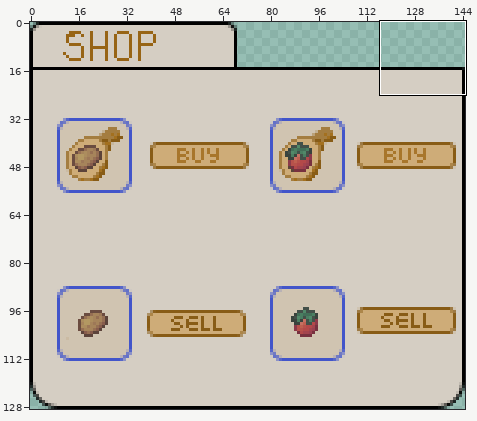
One commit to this sprite sheet: Assets/Background/shop_menu.png. Above: a wide view before the commit, with the close-up outlined.
Close-up. Before the edit:
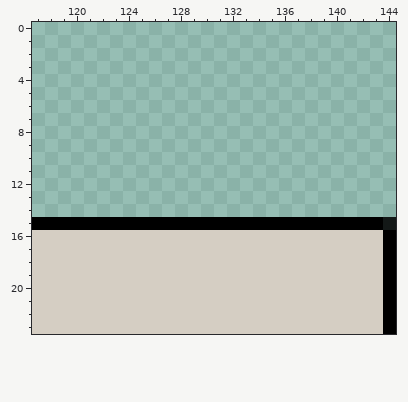
The file is 160x176 pixels. Pixels under 10% opacity are left out. Colours within 5 levels of each other are drawn and written as one. Shown: x 117..144, y 0..23. The old version is drawn lined up with the new one, on the new canvas.
New version:
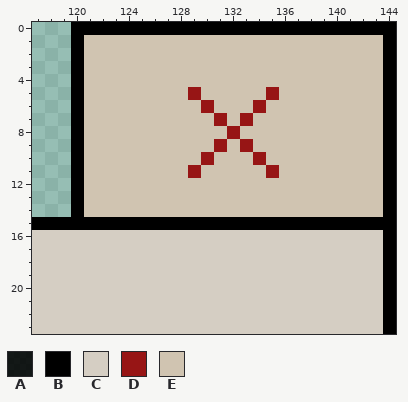
Palette (. is transparent): A #000000df  B #000000  C #d5cec3  D #971515  E #d0c4b1
The commit says: update: new character + animations
What changed:
canvas 160x176 -> 145x129, the old top-left corner now at -8,-36 (the part of the old canvas that was cut away was empty and is not shown)
@@ x 117..144 @@
- 0 ............................
- 1 ............................
- 2 ............................
- 3 ............................
- 4 ............................
- 5 ............................
- 6 ............................
- 7 ............................
- 8 ............................
- 9 ............................
-10 ............................
-11 ............................
-12 ............................
-13 ............................
-14 ............................
-15 BBBBBBBBBBBBBBBBBBBBBBBBBBBA
+ 0 ...BBBBBBBBBBBBBBBBBBBBBBBBB
+ 1 ...BEEEEEEEEEEEEEEEEEEEEEEEB
+ 2 ...BEEEEEEEEEEEEEEEEEEEEEEEB
+ 3 ...BEEEEEEEEEEEEEEEEEEEEEEEB
+ 4 ...BEEEEEEEEEEEEEEEEEEEEEEEB
+ 5 ...BEEEEEEEEDEEEEEDEEEEEEEEB
+ 6 ...BEEEEEEEEEDEEEDEEEEEEEEEB
+ 7 ...BEEEEEEEEEEDEDEEEEEEEEEEB
+ 8 ...BEEEEEEEEEEEDEEEEEEEEEEEB
+ 9 ...BEEEEEEEEEEDEDEEEEEEEEEEB
+10 ...BEEEEEEEEEDEEEDEEEEEEEEEB
+11 ...BEEEEEEEEDEEEEEDEEEEEEEEB
+12 ...BEEEEEEEEEEEEEEEEEEEEEEEB
+13 ...BEEEEEEEEEEEEEEEEEEEEEEEB
+14 ...BEEEEEEEEEEEEEEEEEEEEEEEB
+15 BBBBBBBBBBBBBBBBBBBBBBBBBBBB
 16 CCCCCCCCCCCCCCCCCCCCCCCCCCCB
